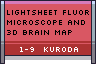
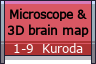
Two versions of the same layered image (96 x 64). Layer-by-layer changes:
painted on "1-9 Kuroda" over [14, 43, 83, 53]
renamed "Lightsheet fluor ..." to "Microscope & ...", painted on it over [7, 8, 89, 37]
